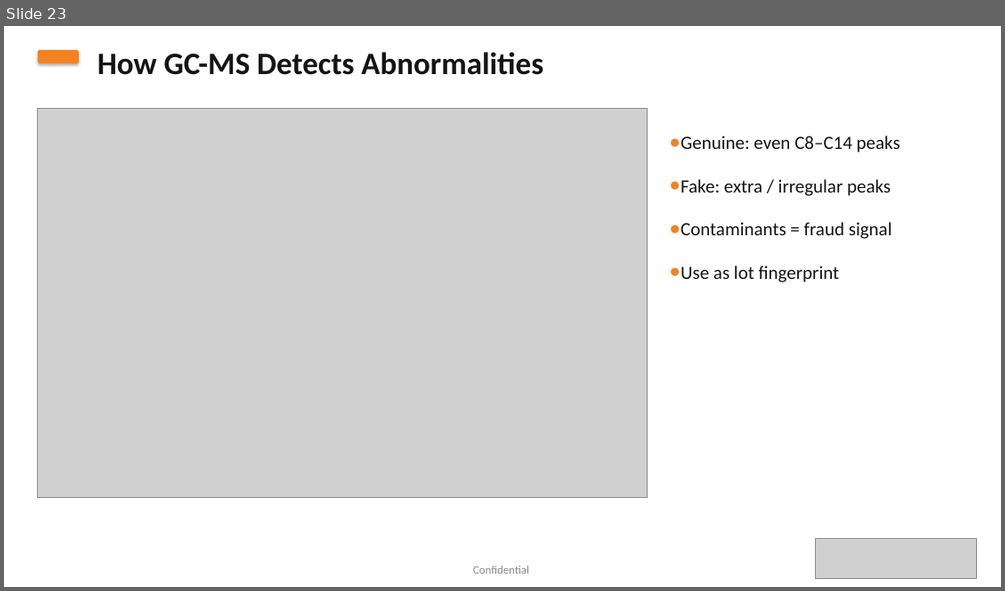
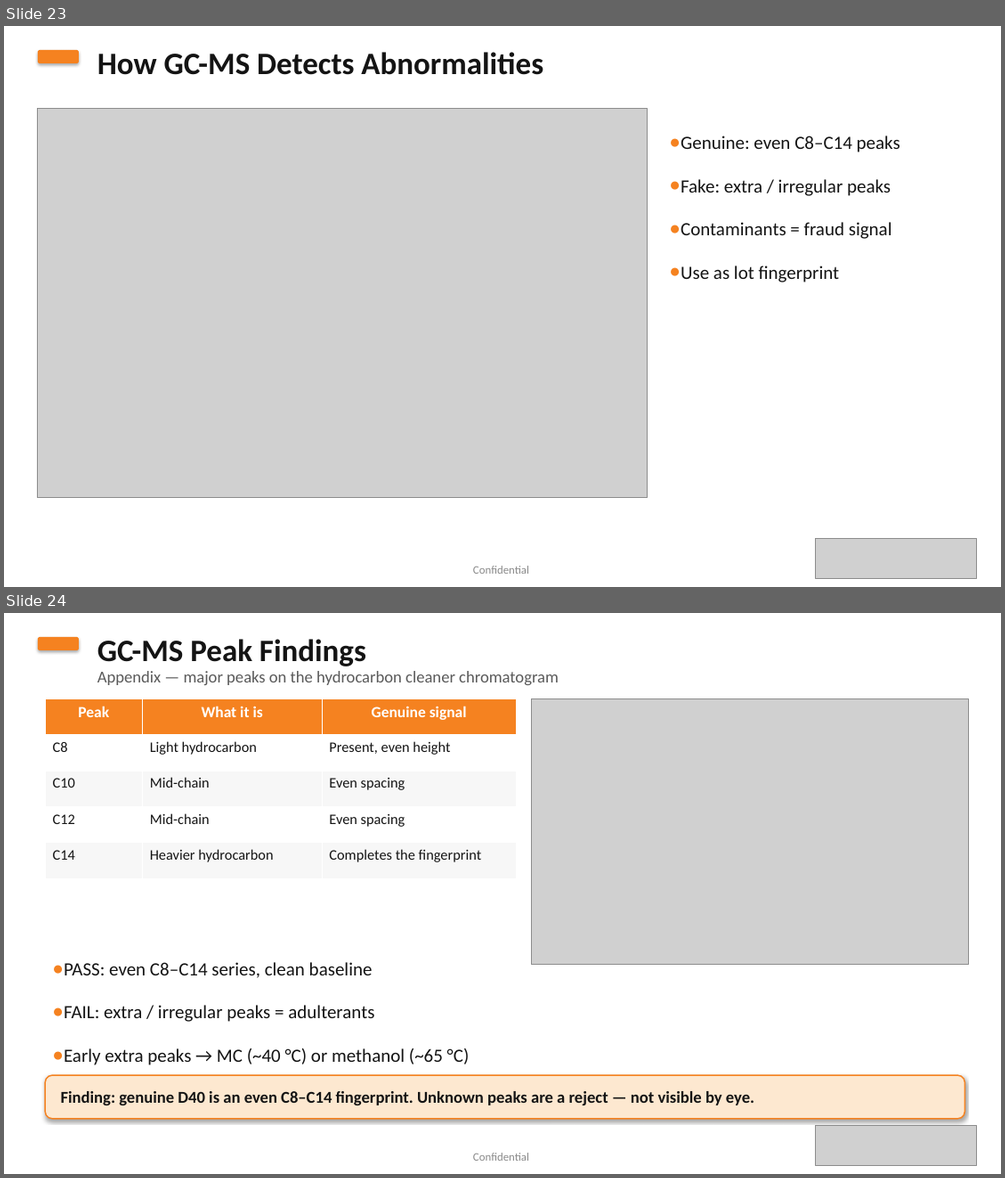
Before and after one commit to rockyforever8-sys/Machine-Learning-Project, a slide deck: presentations/Exxsol_D40_Supply_Chain_Risk_Committee.pptx. Shown one above the other, each under a label of ours: slide 23 before the commit, slides 23 and 24 after it. The pictures are 1005x591 and 1005x1178 pixels, drawn with LibreOffice and Linux fonts; fonts in the diff are those of the drawing; grey boxes stand for pictures. Boxes give left, top, right and bottom in pixels: in the first picture for what was removed or moved away, otherwise in the second. Text is boxed around its words. In the diff, an @@ line names an element or a change of style, - is before the commit and + after.

```diff
--- a/presentations/Exxsol_D40_Supply_Chain_Risk_Committee.pptx
+++ b/presentations/Exxsol_D40_Supply_Chain_Risk_Committee.pptx
@@ slide 24 added at (4,613,1001,1174), background #FFFFFF @@
@@ rounded rectangle added at (38,637,79,650), fill #F58220 @@
@@ text added at (97,639,366,666), 30 pt, text #141414, bold @@
+GC-MS Peak Findings
@@ text added at (97,671,558,685), 16 pt, text #5A5A5A @@
+Appendix — major peaks on the hydrocarbon cleaner chromatogram
@@ table added at (45,699,517,878), 5 rows, 3 columns @@
+Peak | What it is | Genuine signal
+C8 | Light hydrocarbon | Present, even height
+C10 | Mid-chain | Even spacing
+C12 | Mid-chain | Even spacing
+C14 | Heavier hydrocarbon | Completes the fingerprint
@@ picture added at (531,699,969,965) @@
@@ text added at (64,962,469,1065), 18 pt, text #141414 @@
+● PASS: even C8–C14 series, clean baseline
+● FAIL: extra / irregular peaks = adulterants
+● Early extra peaks → MC (~40 °C) or methanol (~65 °C)
@@ rounded rectangle added at (45,1075,965,1119), fill #FDE8D0, outline #F58220 1.25 pt, 16 pt, text #141414, bold @@
+Finding: genuine D40 is an even C8–C14 fingerprint. Unknown peaks are a reject — not visible by eye.
@@ picture added at (816,1126,976,1165) @@
@@ text added at (473,1152,529,1160), 11 pt, text #8A8A8A @@
+Confidential
```
Also in this commit, not shown: 3 other files.
